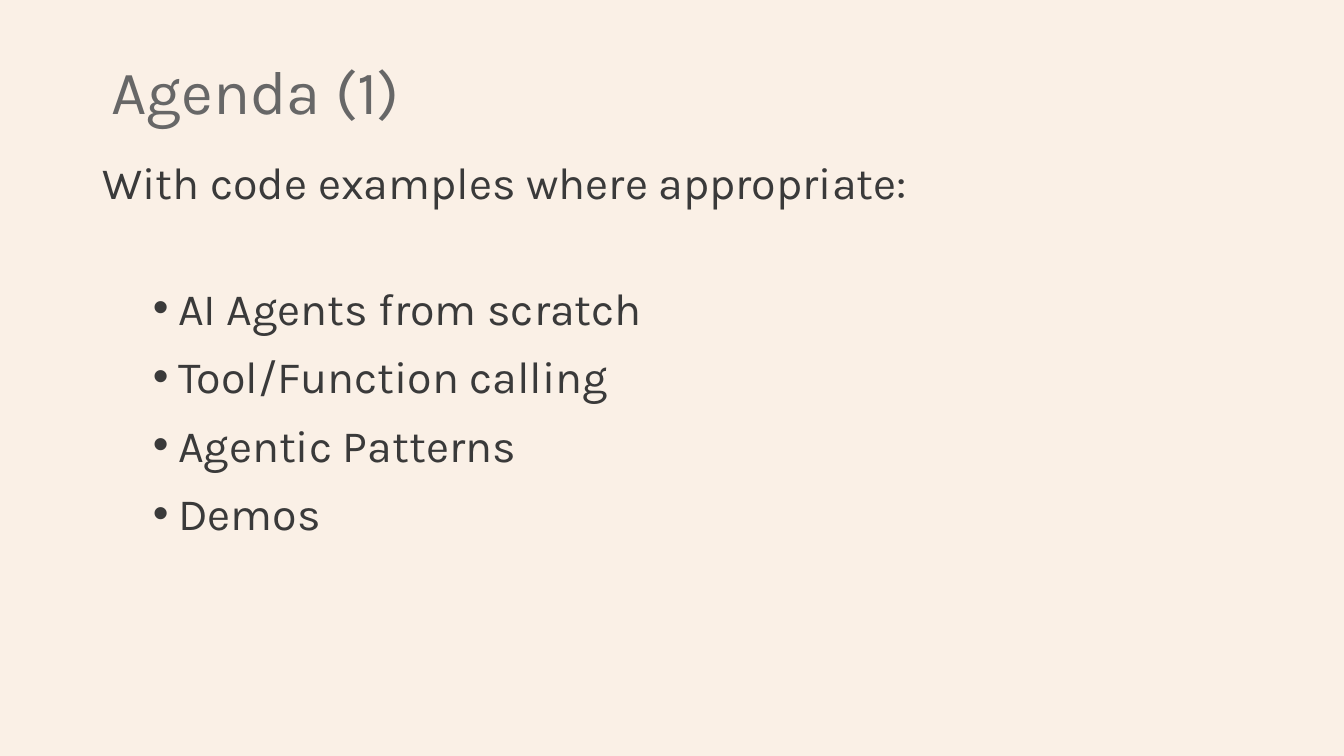
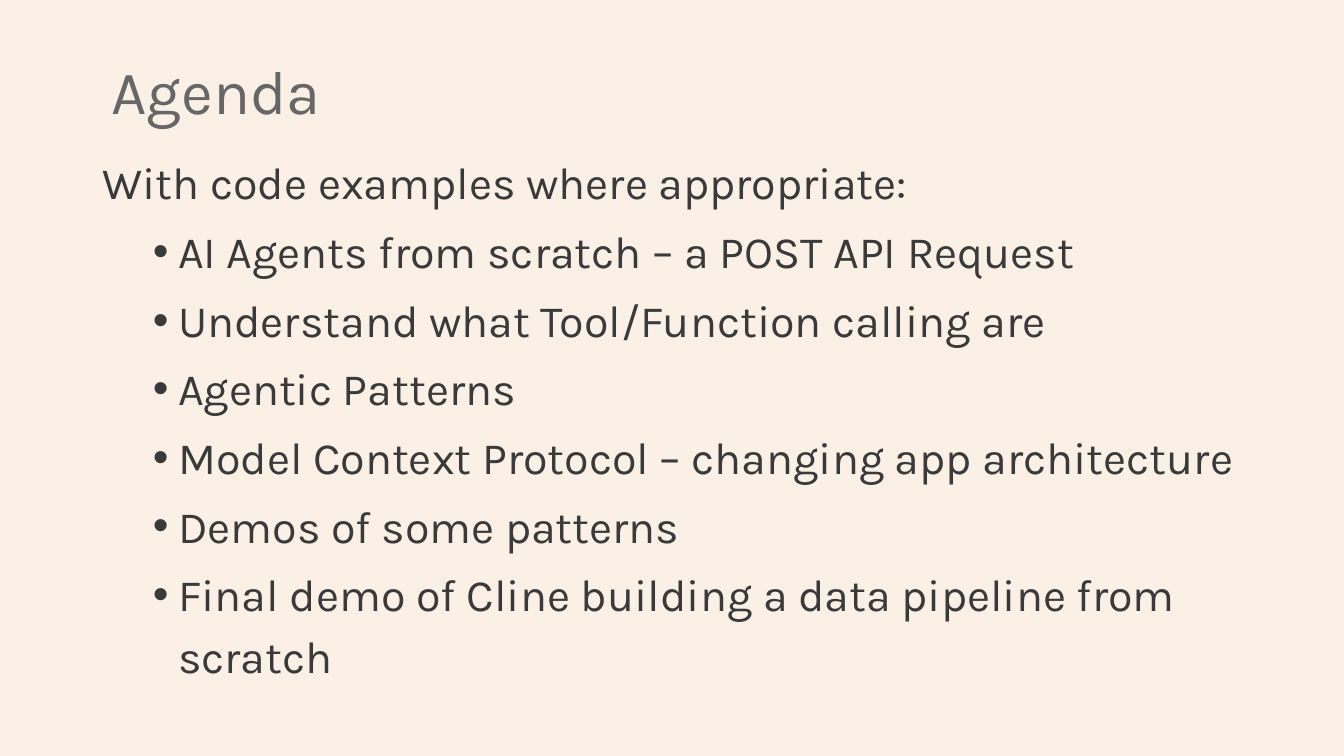
Before and after one commit to Python-Test-Engineer/earl2025, a slide deck: slide 5 of AI_Agents_in_the_Data_Pipeline.pptx. Drawn at 1344x756 pixels with LibreOffice and Linux fonts; fonts in the diff are those of the drawing. Boxes give left, top, right and bottom in pixels: in the first picture for what was removed or moved away, otherwise in the second. Text is boxed around its words. In the diff, an @@ line names an element or a change of style, - is before the commit and + after.

```diff
--- a/AI_Agents_in_the_Data_Pipeline.pptx
+++ b/AI_Agents_in_the_Data_Pipeline.pptx
@@ title at [111,72,320,129]: text changed @@
-Agenda (1)
+Agenda
@@ text at [178,237,1074,348]: text changed @@
-  • AI Agents from scratch
-  • Tool/Function calling
+  • AI Agents from scratch – a POST API Request
+  • Understand what Tool/Function calling are
@@ text at [178,443,1233,674]: text changed @@
-  • Demos
+  • Model Context Protocol – changing app architecture
+  • Demos of some patterns
+  • Final demo of Cline building a data pipeline from scratch
```
Also in this commit, not shown: 7 other slides changed, 2 slides added, 1 slide removed, 7 other files.
